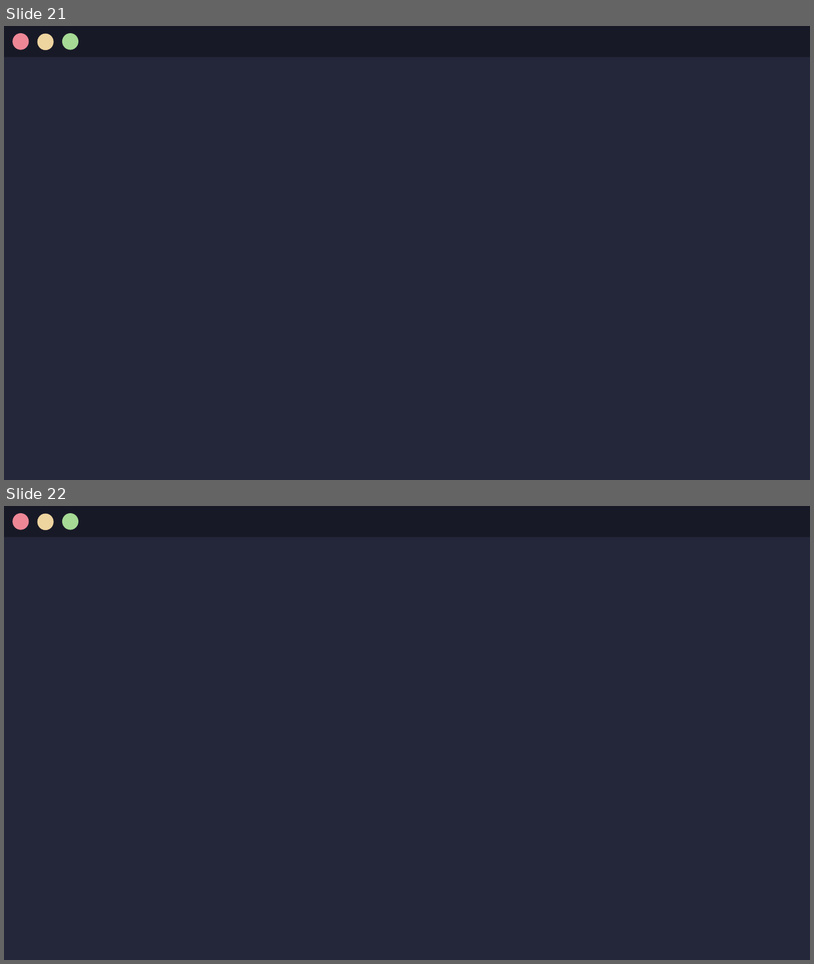
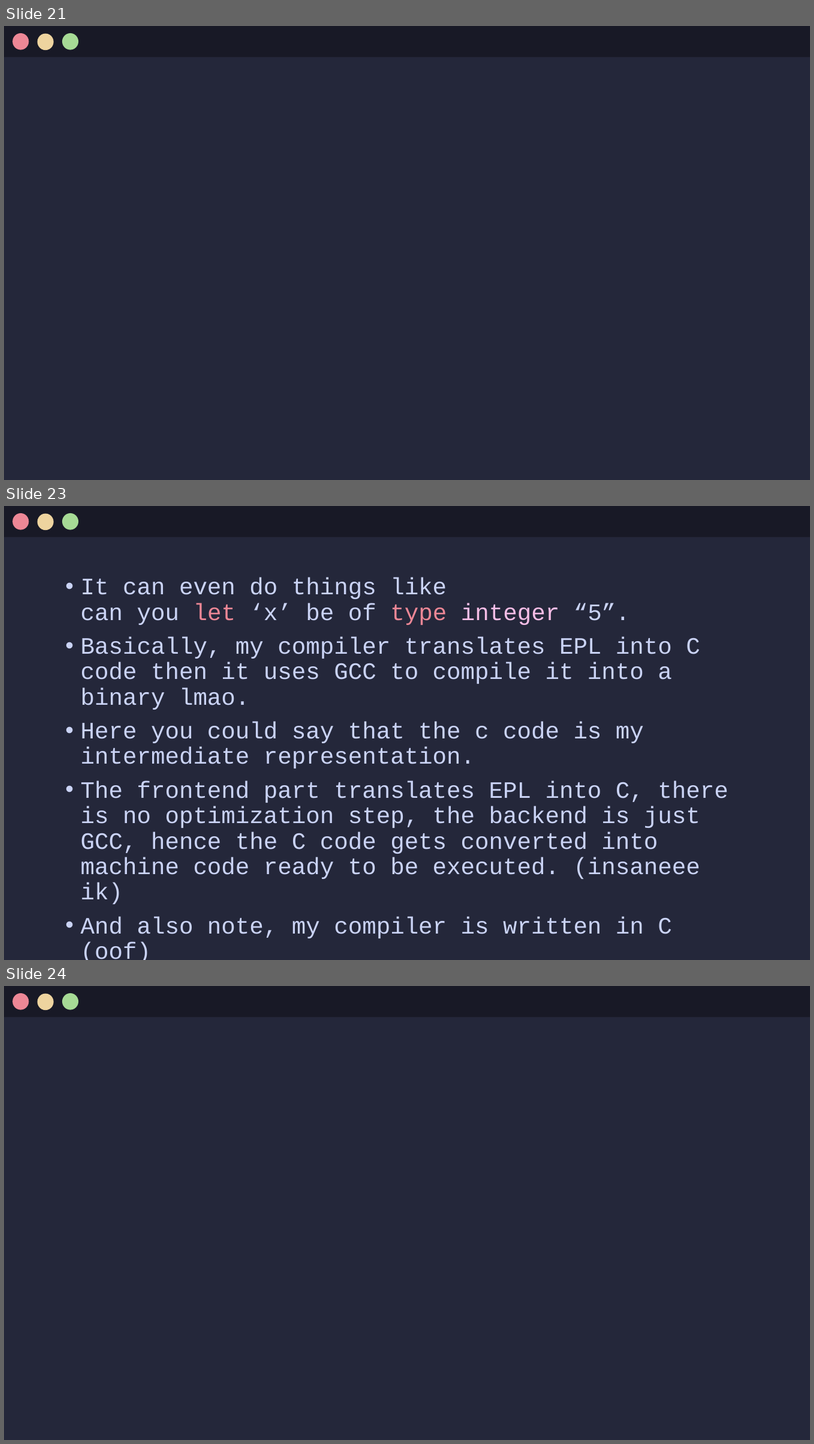
Before and after one commit to Jx-ls/custom-compiler, a slide deck: Compilers.pptx. Shown one above the other, each under a label of ours: slides 21 and 22 before the commit, slides 21, 23 and 24 after it; the slides between them are not shown. The pictures are 814x964 and 814x1444 pixels, drawn with LibreOffice and Linux fonts; fonts in the diff are those of the drawing. Boxes give left, top, right and bottom in pixels: in the first picture for what was removed or moved away, otherwise in the second. Text is boxed around its words. In the diff, an @@ line names an element or a change of style, - is before the commit and + after.

Commit message:
made plans for my wild implementation of a compiler for the self created language EPL

```diff
--- a/Compilers.pptx
+++ b/Compilers.pptx
@@ slide 23 added at (4, 506, 810, 960), background #24273A @@
@@ rectangle added at (4, 506, 810, 537), fill #181926 @@
@@ ellipse added at (12, 513, 29, 529), fill #ED8796 @@
@@ ellipse added at (37, 513, 54, 529), fill #EED49F @@
@@ ellipse added at (62, 513, 78, 529), fill #A6DA95 @@
@@ text added at (81, 577, 728, 960), 28 pt, text #CAD3F5 @@
+• It can even do things like
+  can you let ‘x’ be of type integer “5”.
+• Basically, my compiler translates EPL into C code then it uses GCC to compile it into a binary lmao.
+• Here you could say that the c code is my intermediate representation.
+• The frontend part translates EPL into C, there is no optimization step, the backend is just GCC, hence the C code gets converted into machine code ready to be executed. (insaneee ik)
+• And also note, my compiler is written in C (oof)
@@ what was slide 22 is now slide 24 @@
```
Also in this commit, not shown: 2 slides changed, 2 slides removed.
